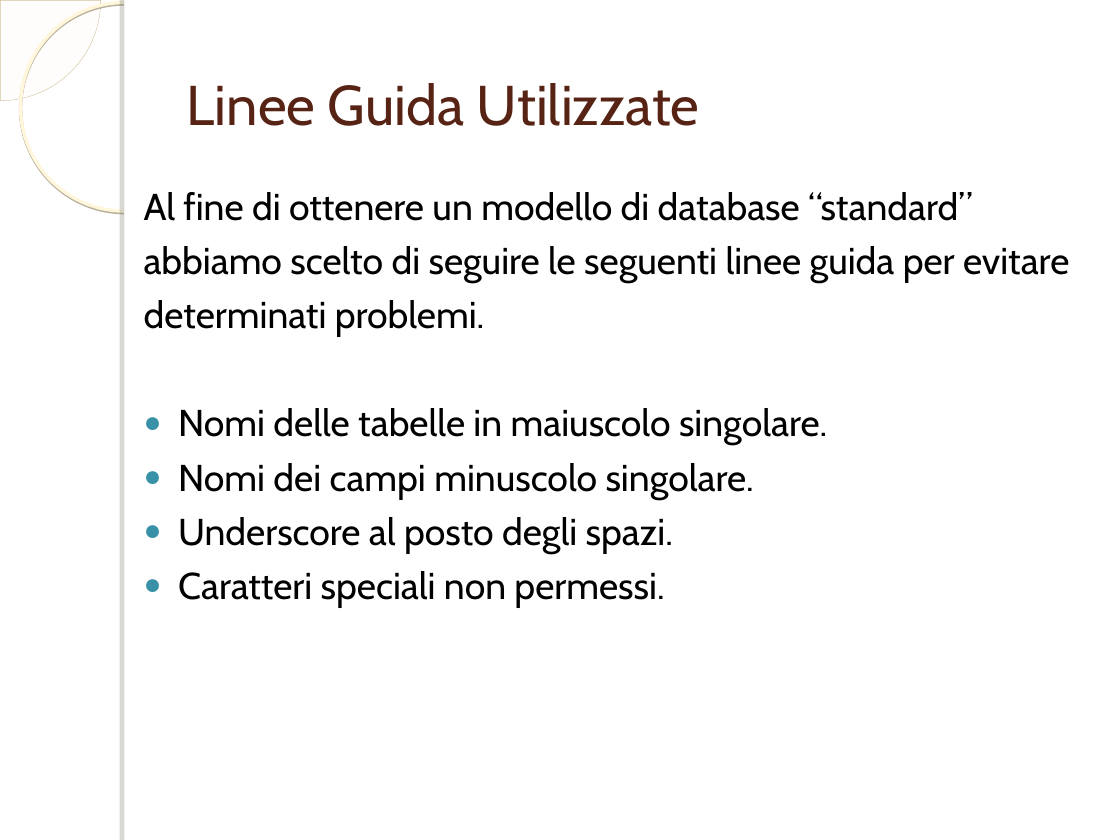
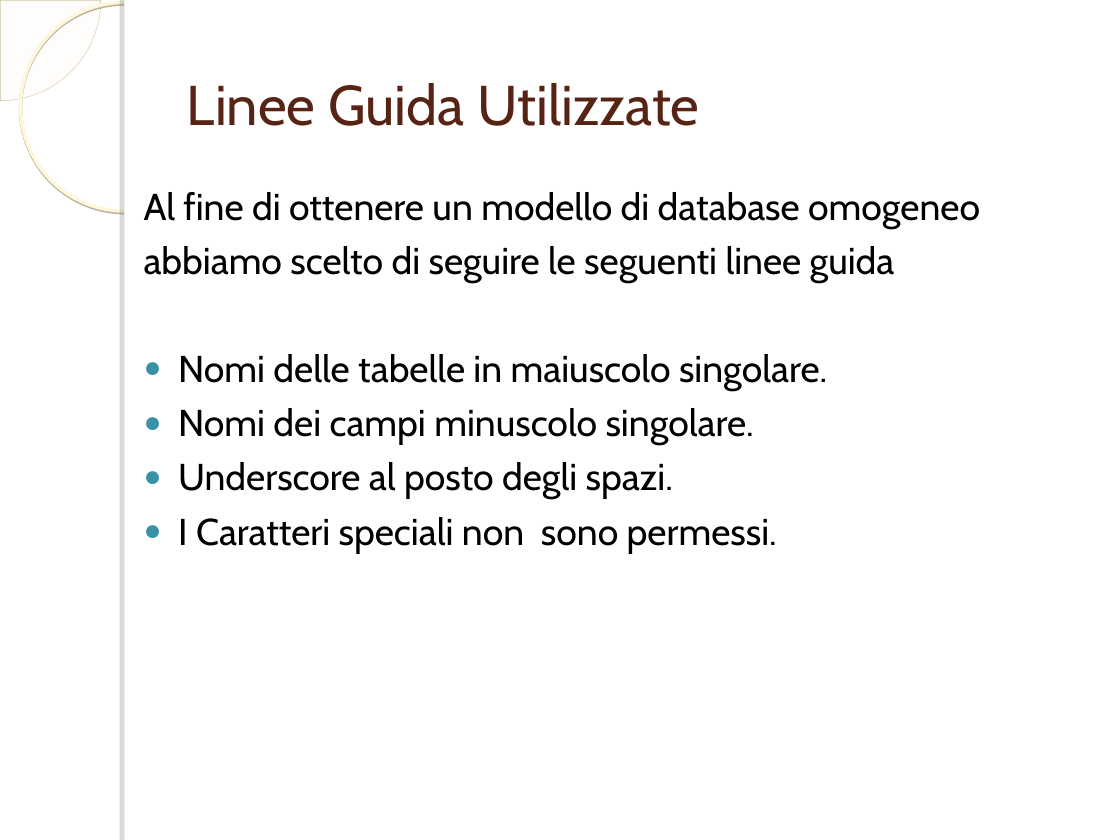
Before and after one commit to ammirate/at-silo, a slide deck: slide 10 of documenti_comuni/PresentazioneDB.ppt (slide 9 before the commit). Drawn at 1120x840 pixels with LibreOffice and Linux fonts; fonts in the diff are those of the drawing; background and template pictures are left out. Boxes give left, top, right and bottom in pixels: in the first picture for what was removed or moved away, otherwise in the second. Text is boxed around its words. In the diff, an @@ line names an element or a change of style, - is before the commit and + after.

```diff
--- a/documenti_comuni/PresentazioneDB.ppt
+++ b/documenti_comuni/PresentazioneDB.ppt
@@ text at <box>144,192,980,282</box>: text changed @@
-Al fine di ottenere un modello di database “standard”
-abbiamo scelto di seguire le seguenti linee guida per evitare
-determinati problemi.
+Al fine di ottenere un modello di database omogeneo
+abbiamo scelto di seguire le seguenti linee guida
@@ text at <box>178,517,777,553</box>: text changed @@
-● Caratteri speciali non permessi.
+● I Caratteri speciali non sono permessi.
```
Also in this commit, not shown: 14 other slides changed, 3 slides added, 1 slide removed.
